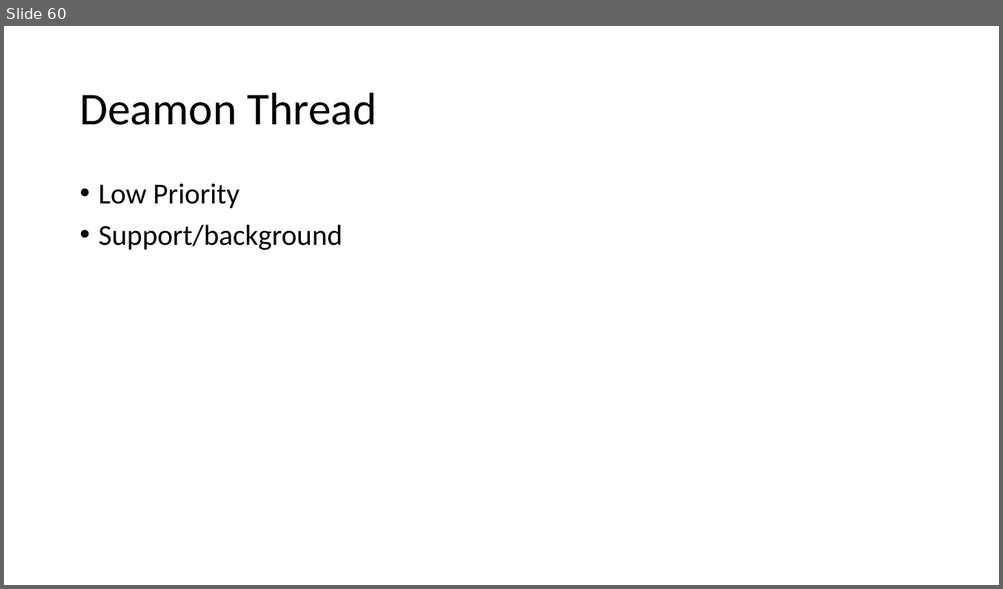
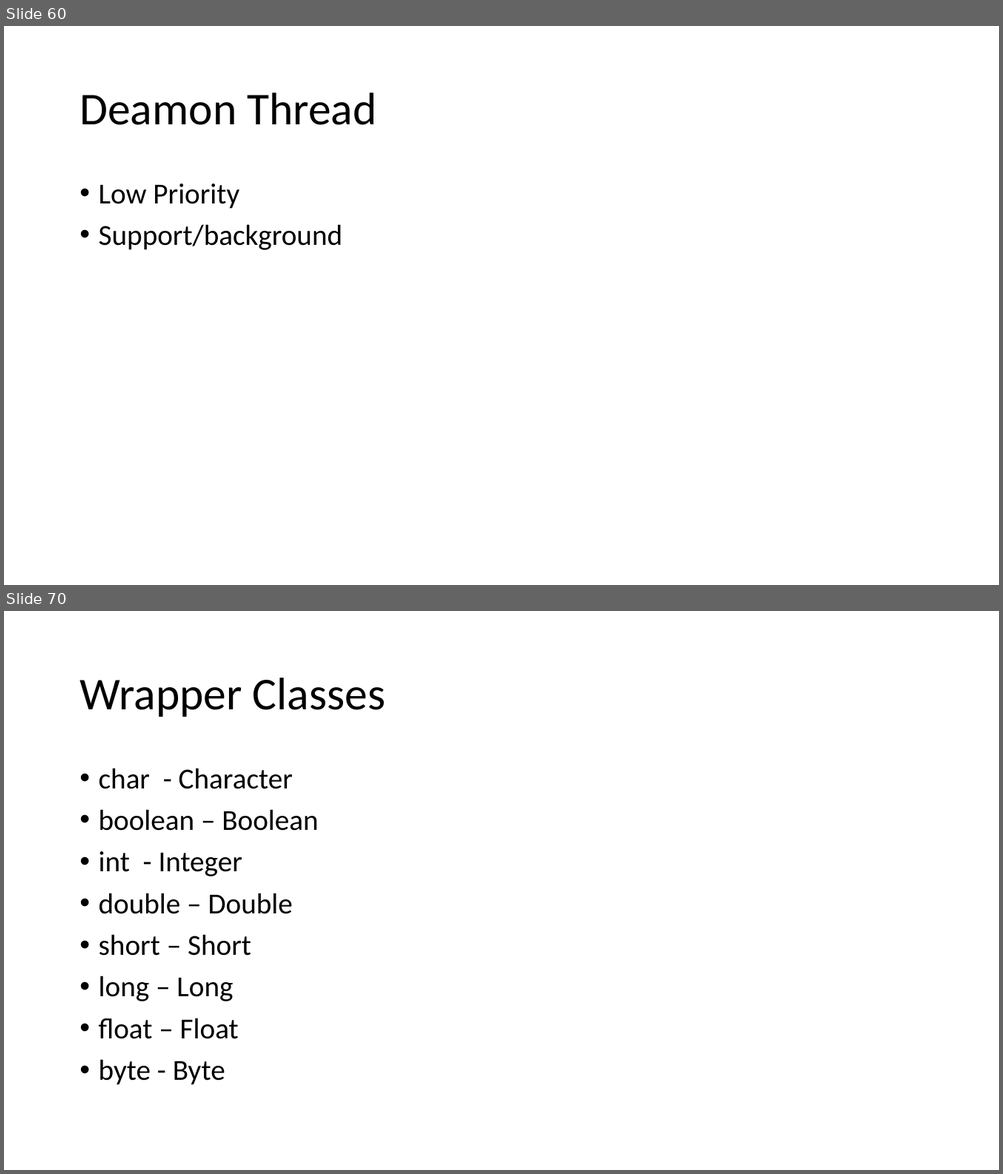
Before and after one commit to caprepo/java-jul, a slide deck: Java.pptx. Shown one above the other, each under a label of ours: slide 60 before the commit, slides 60 and 70 after it; the slides between them are not shown. The pictures are 1003x589 and 1003x1174 pixels, drawn with LibreOffice and Linux fonts; fonts in the diff are those of the drawing. Boxes give left, top, right and bottom in pixels: in the first picture for what was removed or moved away, otherwise in the second. Text is boxed around its words. In the diff, an @@ line names an element or a change of style, - is before the commit and + after.

```diff
--- a/Java.pptx
+++ b/Java.pptx
@@ slide 70 added at (4,611,999,1170), background #FFFFFF @@
@@ title added at (79,678,385,717), 44 pt, text #000000 @@
+Wrapper Classes
@@ text added at (99,768,318,1085), 28 pt, text #000000 @@
+• char - Character
+• boolean – Boolean
+• int - Integer
+• double – Double
+• short – Short
+• long – Long
+• float – Float
+• byte - Byte
```
Also in this commit, not shown: 21 other slides added, 1 other file.
